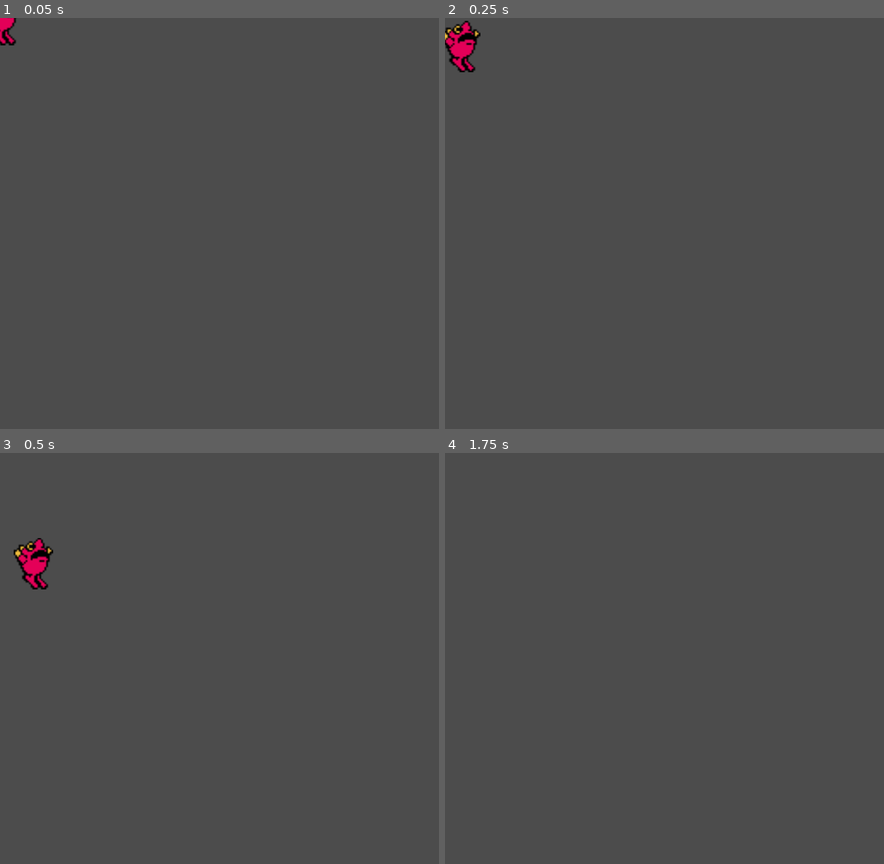
Above: before the commit, frames 1-4 (two rows, left to right).
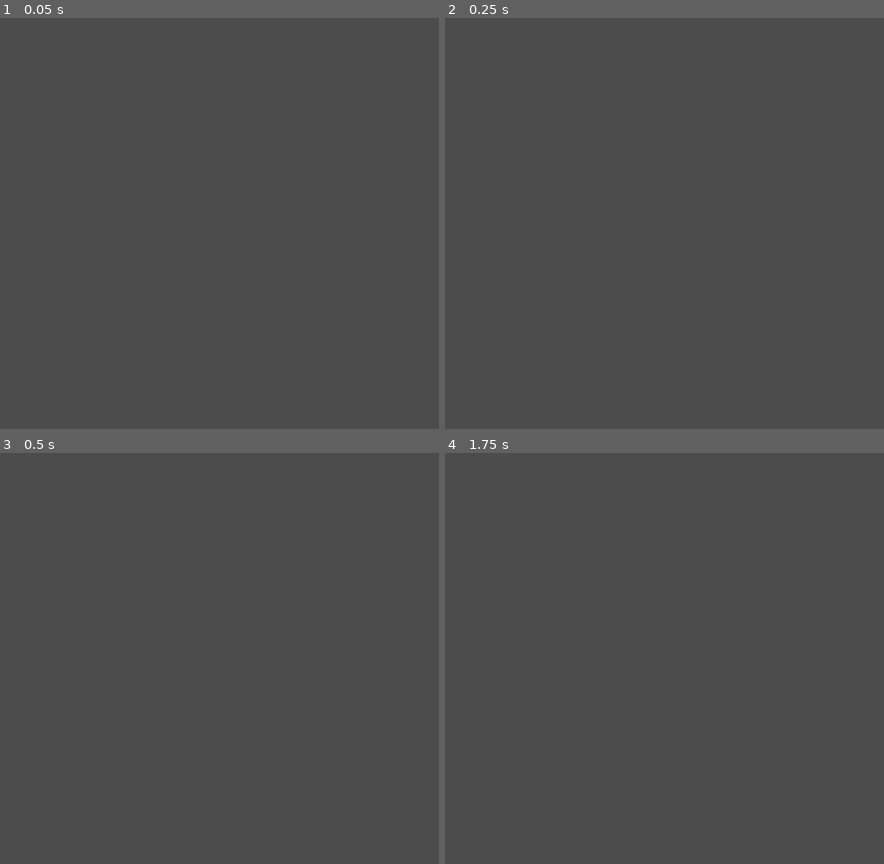
Above: after the commit, the same moments.

Repository: lorentealberto/GodotGames
Game: Godot game, scene res://scenes/enemies/bosses/Boss 1 Minion.tscn
Two runs of this game, one before a commit and one after it. Both use one fixed random seed, a clock stepped at 60 frames per second and the inputs below. Before the commit the project has no main scene; this scene is started directly in both runs.
Inputs:
- Up to frame 1 (0.05 s): no input
- Up to frame 2 (0.25 s): no input
- Up to frame 3 (0.5 s): no input
- Up to frame 4 (1.75 s): hold D (right) from 0.53 s (still down); tap K (jump) at 0.6, 0.77, 1.07, 1.52, 1.55 s; tap J (shoot) at 1.35 s

The runs differ from the first frame. In frame 1, 0.2% of the frame differs, in the area x 0-4%, y 0-7%; in frame 2, 0.7%; in frame 3, 0.7%, in the area x 3-13%, y 20-34%; in frame 4, nothing differs.

Commit message:
Snow Bros
+ Finished boss fight
+ Fixed collisions bugs

Diff:
--- a/Snow Bros/project.godot
+++ b/Snow Bros/project.godot
@@ -33,6 +33,7 @@
 [application]
 
 config/name="Snow Bros"
+run/main_scene="res://scenes/levels/Floor 1.tscn"
 config/icon="res://icon.png"
 
 [autoload]
@@ -84,6 +85,7 @@
 2d_physics/layer_1="Player"
 2d_physics/layer_2="Enemies"
 2d_physics/layer_3="Platforms"
+2d_physics/layer_4="Snowball"
 
 [physics]
 
--- a/Snow Bros/scenes/enemies/Base Enemy.gd
+++ b/Snow Bros/scenes/enemies/Base Enemy.gd
@@ -42,7 +42,9 @@
 	manage_states()
 	update_when_kicked(delta)
 	velocity = move_and_slide_with_snap(velocity, Vector2.DOWN, Vector2.UP)
-	position.x = clamp(position.x, 0, get_viewport_rect().size.x)
+
+	if not current_state in [States.COVERED, States.ROLLING]:
+		position.x = clamp(position.x, 0, get_viewport_rect().size.x)
 
 func jump(delta:float) -> void:
 	if is_on_floor():
@@ -153,6 +155,8 @@
 		animated_sprite.frame += 1
 		if animated_sprite.frame >= animated_sprite.frames.get_frame_count("covered") - 1:
 			current_state = States.ROLLING
+			$EBody.set_collision_layer_bit(1, false)
+			$EBody.set_collision_layer_bit(3, true)
 
 """Devuelve true o false en función de si el objeto se encuentra en el estado rolling"""
 func is_rolling() -> bool:
@@ -176,12 +180,13 @@
 		disable()
 
 func _on_Area2D_area_entered(area):
-	if area.get_parent().name == "Player":
+	if not current_state in [States.COVERED, States.ROLLING] and area.get_parent().name == "Player":
 		get_tree().change_scene("res://scenes/levels/Floor 1.tscn")
 	if is_rolling() and velocity.x != 0:
 		if area.name == "EBody":
 			if area.get_parent().current_state == States.ROLLING:
 				area.get_parent().kick(animated_sprite.flip_h)
+				print("oh")
 			else:
 				area.get_parent().current_state = States.DEFEATED
 				area.get_parent().get_node("CollisionShape2D").set_deferred("disabled", true)
--- a/Snow Bros/scenes/enemies/Base Enemy.tscn
+++ b/Snow Bros/scenes/enemies/Base Enemy.tscn
@@ -23,21 +23,6 @@
 
 [sub_resource type="SpriteFrames" id=4]
 animations = [ {
-"frames": [ ExtResource( 1 ) ],
-"loop": true,
-"name": "idle",
-"speed": 5.0
-}, {
-"frames": [ ExtResource( 20 ) ],
-"loop": true,
-"name": "jump",
-"speed": 5.0
-}, {
-"frames": [ ExtResource( 15 ), ExtResource( 10 ) ],
-"loop": true,
-"name": "walk",
-"speed": 5.0
-}, {
 "frames": [ ExtResource( 17 ) ],
 "loop": true,
 "name": "down",
@@ -67,6 +52,21 @@
 "loop": false,
 "name": "covered",
 "speed": 5.0
+}, {
+"frames": [ ExtResource( 15 ), ExtResource( 10 ) ],
+"loop": true,
+"name": "walk",
+"speed": 5.0
+}, {
+"frames": [ ExtResource( 20 ) ],
+"loop": true,
+"name": "jump",
+"speed": 5.0
+}, {
+"frames": [ ExtResource( 1 ) ],
+"loop": true,
+"name": "idle",
+"speed": 5.0
 } ]
 
 [sub_resource type="RectangleShape2D" id=2]
@@ -75,6 +75,8 @@
 [sub_resource type="RectangleShape2D" id=3]
 
 [node name="Base Enemy" type="KinematicBody2D"]
+collision_layer = 2
+collision_mask = 13
 script = ExtResource( 2 )
 
 [node name="AnimatedSprite" type="AnimatedSprite" parent="."]
@@ -86,6 +88,8 @@
 shape = SubResource( 2 )
 
 [node name="EBody" type="Area2D" parent="."]
+collision_layer = 2
+collision_mask = 13
 
 [node name="CollisionShape2D" type="CollisionShape2D" parent="EBody"]
 shape = SubResource( 3 )
@@ -93,19 +97,24 @@
 [node name="LeftFoot" type="RayCast2D" parent="."]
 position = Vector2( -7, 0 )
 cast_to = Vector2( 0, 15 )
+collision_mask = 4
 
 [node name="RightFoot" type="RayCast2D" parent="."]
 position = Vector2( 6, 0 )
 cast_to = Vector2( 0, 15 )
+collision_mask = 4
 
 [node name="Right" type="RayCast2D" parent="."]
 cast_to = Vector2( 10, 0 )
+collision_mask = 4
 
 [node name="Left" type="RayCast2D" parent="."]
 cast_to = Vector2( -10, 0 )
+collision_mask = 4
 
 [node name="Head" type="RayCast2D" parent="."]
 cast_to = Vector2( 0, -20 )
+collision_mask = 4
 
 [node name="VisibilityNotifier2D" type="VisibilityNotifier2D" parent="."]
 
--- a/Snow Bros/scenes/enemies/Flame.tscn
+++ b/Snow Bros/scenes/enemies/Flame.tscn
@@ -7,6 +7,8 @@
 extents = Vector2( 10, 7 )
 
 [node name="Flame" type="Area2D"]
+collision_layer = 2
+collision_mask = 5
 script = ExtResource( 2 )
 
 [node name="Sprite" type="Sprite" parent="."]
--- a/Snow Bros/scenes/enemies/bosses/Boss 1 Minion.tscn
+++ b/Snow Bros/scenes/enemies/bosses/Boss 1 Minion.tscn
@@ -1,7 +1,7 @@
-[gd_scene load_steps=22 format=2]
+[gd_scene load_steps=23 format=2]
 
 [ext_resource path="res://scenes/enemies/Base Enemy.tscn" type="PackedScene" id=1]
-[ext_resource path="res://assets/graphics/enemies/red demon/jump/0.png" type="Texture" id=2]
+[ext_resource path="res://assets/graphics/enemies/soon/1.png" type="Texture" id=2]
 [ext_resource path="res://assets/graphics/enemies/red demon/defeated/3.png" type="Texture" id=3]
 [ext_resource path="res://assets/graphics/enemies/red demon/shaking snow/1.png" type="Texture" id=4]
 [ext_resource path="res://assets/graphics/enemies/soon/3.png" type="Texture" id=5]
@@ -11,7 +11,7 @@
 [ext_resource path="res://assets/graphics/objects/snowball/rolling/3.png" type="Texture" id=9]
 [ext_resource path="res://assets/graphics/objects/snowball/melting/0.png" type="Texture" id=10]
 [ext_resource path="res://assets/graphics/objects/snowball/rolling/2.png" type="Texture" id=11]
-[ext_resource path="res://scenes/enemies/Fly.gd" type="Script" id=12]
+[ext_resource path="res://scenes/enemies/bosses/scripts/Boss 1 Minion.gd" type="Script" id=12]
 [ext_resource path="res://assets/graphics/objects/snowball/melting/1.png" type="Texture" id=13]
 [ext_resource path="res://assets/graphics/enemies/red demon/defeated/0.png" type="Texture" id=14]
 [ext_resource path="res://assets/graphics/enemies/red demon/defeated/1.png" type="Texture" id=15]
@@ -20,37 +20,13 @@
 [ext_resource path="res://assets/graphics/objects/snowball/rolling/0.png" type="Texture" id=18]
 [ext_resource path="res://assets/graphics/enemies/soon/2.png" type="Texture" id=19]
 [ext_resource path="res://assets/graphics/enemies/red demon/dead/0.png" type="Texture" id=20]
+[ext_resource path="res://assets/graphics/enemies/soon/0.png" type="Texture" id=21]
 
 [sub_resource type="SpriteFrames" id=1]
 animations = [ {
-"frames": [ ExtResource( 19 ) ],
-"loop": true,
-"name": "idle",
-"speed": 5.0
-}, {
-"frames": [ ExtResource( 2 ) ],
-"loop": true,
-"name": "jump",
-"speed": 5.0
-}, {
-"frames": [ ExtResource( 19 ), ExtResource( 5 ) ],
-"loop": true,
-"name": "walk",
-"speed": 5.0
-}, {
 "frames": [ ExtResource( 17 ) ],
 "loop": true,
 "name": "down",
-"speed": 5.0
-}, {
-"frames": [ ExtResource( 20 ) ],
-"loop": true,
-"name": "dead",
-"speed": 5.0
-}, {
-"frames": [ ExtResource( 6 ), ExtResource( 13 ), ExtResource( 10 ) ],
-"loop": false,
-"name": "covered",
 "speed": 5.0
 }, {
 "frames": [ ExtResource( 8 ), ExtResource( 4 ) ],
@@ -63,10 +39,35 @@
 "name": "rolling",
 "speed": 5.0
 }, {
+"frames": [ ExtResource( 20 ) ],
+"loop": true,
+"name": "dead",
+"speed": 5.0
+}, {
 "frames": [ ExtResource( 14 ), ExtResource( 15 ), ExtResource( 16 ), ExtResource( 3 ) ],
 "loop": false,
 "name": "defeated",
 "speed": 8.0
+}, {
+"frames": [ ExtResource( 6 ), ExtResource( 13 ), ExtResource( 10 ) ],
+"loop": false,
+"name": "covered",
+"speed": 5.0
+}, {
+"frames": [ ExtResource( 19 ), ExtResource( 5 ) ],
+"loop": true,
+"name": "walk",
+"speed": 5.0
+}, {
+"frames": [ ExtResource( 21 ) ],
+"loop": true,
+"name": "jump",
+"speed": 5.0
+}, {
+"frames": [ ExtResource( 2 ) ],
+"loop": true,
+"name": "idle",
+"speed": 5.0
 } ]
 
 [node name="Boss 1 Minion" instance=ExtResource( 1 )]
@@ -75,3 +76,8 @@
 [node name="AnimatedSprite" parent="." index="0"]
 frames = SubResource( 1 )
 animation = "walk"
+
+[node name="StoppedTimer" parent="." index="9"]
+wait_time = 0.25
+
+[connection signal="timeout" from="StoppedTimer" to="." method="_on_StoppedTimer_timeout"]
--- a/Snow Bros/scenes/enemies/bosses/Boss 1.tscn
+++ b/Snow Bros/scenes/enemies/bosses/Boss 1.tscn
@@ -6,38 +6,38 @@
 [ext_resource path="res://assets/graphics/enemies/bosses/boss 1/defeated/0.png" type="Texture" id=4]
 [ext_resource path="res://assets/graphics/enemies/bosses/boss 1/jump/0.png" type="Texture" id=5]
 [ext_resource path="res://scenes/enemies/bosses/scripts/Boss 1.gd" type="Script" id=6]
+[ext_resource path="res://scenes/enemies/bosses/bodies/stand.tres" type="Shape2D" id=7]
 
 [sub_resource type="SpriteFrames" id=1]
 animations = [ {
-"frames": [ ExtResource( 2 ) ],
-"loop": true,
-"name": "idle",
-"speed": 5.0
+"frames": [ ExtResource( 4 ), ExtResource( 3 ), ExtResource( 1 ) ],
+"loop": false,
+"name": "defeated",
+"speed": 2.0
 }, {
 "frames": [ ExtResource( 5 ) ],
 "loop": true,
 "name": "jump",
 "speed": 5.0
 }, {
-"frames": [ ExtResource( 4 ), ExtResource( 3 ), ExtResource( 1 ) ],
+"frames": [ ExtResource( 2 ) ],
 "loop": true,
-"name": "defeated",
+"name": "idle",
 "speed": 5.0
 } ]
 
-[sub_resource type="RectangleShape2D" id=2]
-extents = Vector2( 24, 33 )
-
 [node name="Boss 1" type="KinematicBody2D"]
+collision_layer = 2
+collision_mask = 13
 script = ExtResource( 6 )
 
 [node name="AnimatedSprite" type="AnimatedSprite" parent="."]
 frames = SubResource( 1 )
-animation = "idle"
+animation = "defeated"
 
 [node name="CollisionShape2D" type="CollisionShape2D" parent="."]
 position = Vector2( 0, 1 )
-shape = SubResource( 2 )
+shape = ExtResource( 7 )
 
 [node name="Timer" type="Timer" parent="."]
 autostart = true
@@ -46,5 +46,12 @@
 one_shot = true
 autostart = true
 
+[node name="Area2D" type="Area2D" parent="."]
+
+[node name="CollisionShape2D2" type="CollisionShape2D" parent="Area2D"]
+position = Vector2( 0, 1 )
+shape = ExtResource( 7 )
+
 [connection signal="timeout" from="Timer" to="." method="_on_Timer_timeout"]
 [connection signal="timeout" from="MinionTimer" to="." method="_on_MinionTimer_timeout"]
+[connection signal="area_entered" from="Area2D" to="." method="_on_Area2D_area_entered"]
--- /dev/null
+++ b/Snow Bros/scenes/enemies/bosses/bodies/defeated.tres
@@ -0,0 +1,4 @@
+[gd_resource type="RectangleShape2D" format=2]
+
+[resource]
+extents = Vector2( 24, 24 )
--- /dev/null
+++ b/Snow Bros/scenes/enemies/bosses/bodies/stand.tres
@@ -0,0 +1,4 @@
+[gd_resource type="RectangleShape2D" format=2]
+
+[resource]
+extents = Vector2( 24, 48 )
--- /dev/null
+++ b/Snow Bros/scenes/enemies/bosses/scripts/Boss 1 Minion.gd
@@ -0,0 +1,32 @@
+extends "res://scenes/enemies/Fly.gd"
+
+var first_land:bool = false
+var first_jump:bool = false
+
+func _ready():
+	randomize()
+
+func _physics_process(delta):
+	if not first_land:
+		if not first_jump:
+			velocity.y -= rand_range(10000.0, 12500.0) * delta
+			first_jump = true
+
+		if is_on_floor():
+			if stopped_timer.is_stopped():
+				stopped_timer.start()
+			velocity.x = 0
+		else:
+			velocity.x -= rand_range(175.0, 200.0) * delta
+
+		velocity = move_and_slide_with_snap(velocity, Vector2.DOWN, Vector2.UP)
+	else:
+		if not current_state in [States.COVERED, States.ROLLING]:
+			choose_action(delta)
+
+func choose_action(delta:float) -> void:
+	if first_land:
+		.choose_action(delta)
+
+func _on_StoppedTimer_timeout():
+	first_land = true
--- a/Snow Bros/scenes/enemies/bosses/scripts/Boss 1.gd
+++ b/Snow Bros/scenes/enemies/bosses/scripts/Boss 1.gd
@@ -3,6 +3,9 @@
 onready var animated_sprite:AnimatedSprite = $AnimatedSprite
 
 onready var pl_minion:PackedScene = preload("res://scenes/enemies/bosses/Boss 1 Minion.tscn")
+
+
+signal defeated
 
 enum States { IDLE, JUMP, DEFEATED}
 var current_state:int = States.IDLE
@@ -12,17 +15,31 @@
 var velocity:Vector2
 var disabled:bool = false
 
+var life:int = 25
+var dead:bool = false
+
 var action:int = 0
+
+func _ready():
+	randomize()
+
 func _physics_process(delta):
-	randomize()
+	if life <= 0:
+		dead = true
+		emit_signal("defeated")
+		current_state = States.DEFEATED
+		$CollisionShape2D.shape = load("res://scenes/enemies/bosses/bodies/defeated.tres")
+		for child in get_node("../../Minions").get_children():
+			child.queue_free()
 
 	apply_gravity(delta)
 
-	match action:
-		0:
-			jump(delta)
-		1:
-			half_jump(delta)
+	if not dead:
+		match action:
+			0:
+				jump(delta)
+			1:
+				half_jump(delta)
 
 	velocity = move_and_slide_with_snap(velocity, Vector2.DOWN, Vector2.UP)
 	manage_states()
@@ -36,21 +53,25 @@
 	if is_on_floor():
 		velocity.y -= JUMP_POWER * 1.5 * delta
 		if !$MinionTimer.is_stopped():
-			throw_minion(delta)
+			pass
+			for i in range(randi() % 3 + 1):
+				throw_minion(delta)
 
 func throw_minion(delta:float) -> void:
 	var minion_instance:Enemy = pl_minion.instance()
-	get_parent().get_parent().add_child(minion_instance)
+	minion_instance.position = position
+	get_node("../../Minions").add_child(minion_instance)
 
 func half_jump(delta:float) -> void:
 	if is_on_floor():
 		velocity.y -= JUMP_POWER * delta
 
 func manage_states() -> void:
-	if is_on_floor():
-			current_state = States.IDLE
-	else:
-		current_state = States.JUMP
+	if not dead:
+		if is_on_floor():
+				current_state = States.IDLE
+		else:
+			current_state = States.JUMP
 
 func manage_animations() -> void:
 	match current_state:
@@ -58,6 +79,8 @@
 			animated_sprite.play("idle")
 		States.JUMP:
 			animated_sprite.play("jump")
+		States.DEFEATED:
+			animated_sprite.play("defeated")
 
 func _on_Timer_timeout():
 	action = randi() % 2
@@ -65,3 +88,18 @@
 
 func _on_MinionTimer_timeout():
 	$MinionTimer.start()
+
+
+func _on_Area2D_area_entered(area):
+	if not dead:
+		if area.get_parent().name == "Player":
+			get_tree().change_scene("res://scenes/levels/Floor 1.tscn")
+
+		if area.name == "Snowflake":
+			area.queue_free()
+			life -= 1
+
+		if area.get_parent() is Enemy:
+			if area.get_parent().current_state == area.get_parent().States.ROLLING:
+				area.get_parent().queue_free()
+				life -= 5
--- a/Snow Bros/scenes/levels/Base Level.tscn
+++ b/Snow Bros/scenes/levels/Base Level.tscn
@@ -25,23 +25,23 @@
 position = Vector2( 129, 196 )
 
 [node name="DeadZone" type="Area2D" parent="."]
-__meta__ = {
-"_edit_group_": true,
-"_edit_lock_": true
-}
+collision_layer = 4
+collision_mask = 2
 
 [node name="CollisionShape2D" type="CollisionShape2D" parent="DeadZone"]
-position = Vector2( -1, 191 )
+position = Vector2( 0, 191 )
 shape = SubResource( 1 )
 
 [node name="CollisionShape2D2" type="CollisionShape2D" parent="DeadZone"]
-position = Vector2( 257, 191 )
+position = Vector2( 255, 191 )
 shape = SubResource( 1 )
 
 [node name="Platforms" type="Node2D" parent="."]
 
 [node name="Whole" type="StaticBody2D" parent="Platforms"]
 position = Vector2( -3, 210 )
+collision_layer = 4
+collision_mask = 3
 __meta__ = {
 "_edit_group_": true
 }
@@ -51,5 +51,7 @@
 shape = SubResource( 2 )
 
 [node name="One Way" type="StaticBody2D" parent="Platforms"]
+collision_layer = 4
+collision_mask = 3
 
 [node name="Enemies" type="Node2D" parent="."]
--- a/Snow Bros/scenes/levels/Floor 1.tscn
+++ b/Snow Bros/scenes/levels/Floor 1.tscn
@@ -42,6 +42,12 @@
 
 [node name="Player" parent="." index="1"]
 position = Vector2( 129, 197 )
+
+[node name="CollisionShape2D" parent="DeadZone" index="0"]
+position = Vector2( -1, 191 )
+
+[node name="CollisionShape2D2" parent="DeadZone" index="1"]
+position = Vector2( 256, 191 )
 
 [node name="Whole" parent="Platforms" index="0"]
 position = Vector2( -4, 210 )
@@ -108,12 +114,16 @@
 
 [node name="Red Demon" parent="Enemies" index="0" instance=ExtResource( 1 )]
 position = Vector2( 224, 100 )
+collision_mask = 5
 
 [node name="Red Demon3" parent="Enemies" index="1" instance=ExtResource( 1 )]
 position = Vector2( 130, 52 )
+collision_mask = 5
 
 [node name="Red Demon4" parent="Enemies" index="2" instance=ExtResource( 1 )]
 position = Vector2( 127, 129 )
+collision_mask = 5
 
 [node name="Red Demon2" parent="Enemies" index="3" instance=ExtResource( 1 )]
 position = Vector2( 54, 101 )
+collision_mask = 5
--- a/Snow Bros/scenes/levels/Floor 10.tscn
+++ b/Snow Bros/scenes/levels/Floor 10.tscn
@@ -51,4 +51,7 @@
 [node name="Boss 1" parent="Enemies" index="0" instance=ExtResource( 3 )]
 position = Vector2( 188, 95 )
 
+[node name="Minions" type="Node2D" parent="." index="5"]
+
 [connection signal="timeout" from="Platforms/One Way/BossPedestal/Timer" to="Platforms/One Way/BossPedestal" method="_on_Timer_timeout"]
+[connection signal="defeated" from="Enemies/Boss 1" to="Platforms/One Way/BossPedestal" method="_on_Boss_1_defeated"]
--- a/Snow Bros/scenes/levels/Floor 9.tscn
+++ b/Snow Bros/scenes/levels/Floor 9.tscn
@@ -1,9 +1,10 @@
-[gd_scene load_steps=14 format=2]
+[gd_scene load_steps=15 format=2]
 
 [ext_resource path="res://scenes/levels/Base Level.tscn" type="PackedScene" id=1]
 [ext_resource path="res://assets/graphics/floors/floor 9.png" type="Texture" id=2]
 [ext_resource path="res://scenes/enemies/Frog.tscn" type="PackedScene" id=3]
 [ext_resource path="res://scenes/enemies/Yellow Troll.tscn" type="PackedScene" id=4]
+[ext_resource path="res://scenes/levels/Floor 10.tscn" type="PackedScene" id=5]
 
 [sub_resource type="SegmentShape2D" id=1]
 b = Vector2( 80, 0 )
@@ -33,6 +34,7 @@
 b = Vector2( 53, 0 )
 
 [node name="Floor 9" instance=ExtResource( 1 )]
+next_level = ExtResource( 5 )
 
 [node name="Floor" parent="." index="0"]
 texture = ExtResource( 2 )
--- a/Snow Bros/scenes/levels/scripts/BossPedestal.gd
+++ b/Snow Bros/scenes/levels/scripts/BossPedestal.gd
@@ -5,3 +5,7 @@
 		disabled = true
 	else:
 		disabled = false
+
+
+func _on_Boss_1_defeated():
+	disabled = true
--- a/Snow Bros/scenes/player/Player.tscn
+++ b/Snow Bros/scenes/player/Player.tscn
@@ -28,16 +28,6 @@
 "name": "idle",
 "speed": 5.0
 }, {
-"frames": [ ExtResource( 10 ), ExtResource( 9 ), ExtResource( 3 ) ],
-"loop": true,
-"name": "push",
-"speed": 8.0
-}, {
-"frames": [ ExtResource( 2 ), ExtResource( 17 ), ExtResource( 18 ), ExtResource( 19 ) ],
-"loop": false,
-"name": "jump",
-"speed": 8.0
-}, {
 "frames": [ ExtResource( 12 ), ExtResource( 13 ) ],
 "loop": false,
 "name": "shoot",
@@ -46,6 +36,16 @@
 "frames": [ ExtResource( 11 ), ExtResource( 8 ), ExtResource( 6 ), ExtResource( 5 ), ExtResource( 4 ), ExtResource( 7 ) ],
 "loop": false,
 "name": "appears",
+"speed": 8.0
+}, {
+"frames": [ ExtResource( 2 ), ExtResource( 17 ), ExtResource( 18 ), ExtResource( 19 ) ],
+"loop": false,
+"name": "jump",
+"speed": 8.0
+}, {
+"frames": [ ExtResource( 10 ), ExtResource( 9 ), ExtResource( 3 ) ],
+"loop": true,
+"name": "push",
 "speed": 8.0
 }, {
 "frames": [ ExtResource( 14 ), ExtResource( 15 ), ExtResource( 16 ) ],
@@ -61,6 +61,7 @@
 extents = Vector2( 7, 10 )
 
 [node name="Player" type="KinematicBody2D"]
+collision_mask = 6
 script = ExtResource( 20 )
 
 [node name="AnimatedSprite" type="AnimatedSprite" parent="."]
@@ -74,6 +75,7 @@
 [node name="RayCast2D" type="RayCast2D" parent="."]
 enabled = true
 cast_to = Vector2( -9, 0 )
+collision_mask = 2
 
 [node name="Area2D" type="Area2D" parent="."]
 
--- a/Snow Bros/scenes/player/Snowflake.tscn
+++ b/Snow Bros/scenes/player/Snowflake.tscn
@@ -16,6 +16,7 @@
 extents = Vector2( 4, 8 )
 
 [node name="Snowflake" type="Area2D"]
+collision_mask = 2
 script = ExtResource( 3 )
 
 [node name="AnimatedSprite" type="AnimatedSprite" parent="."]
